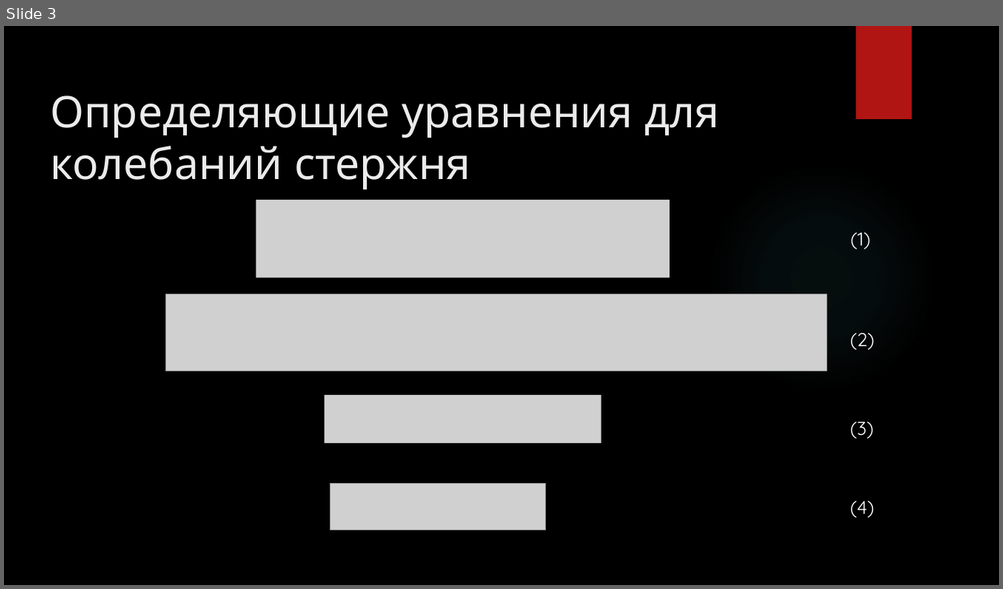
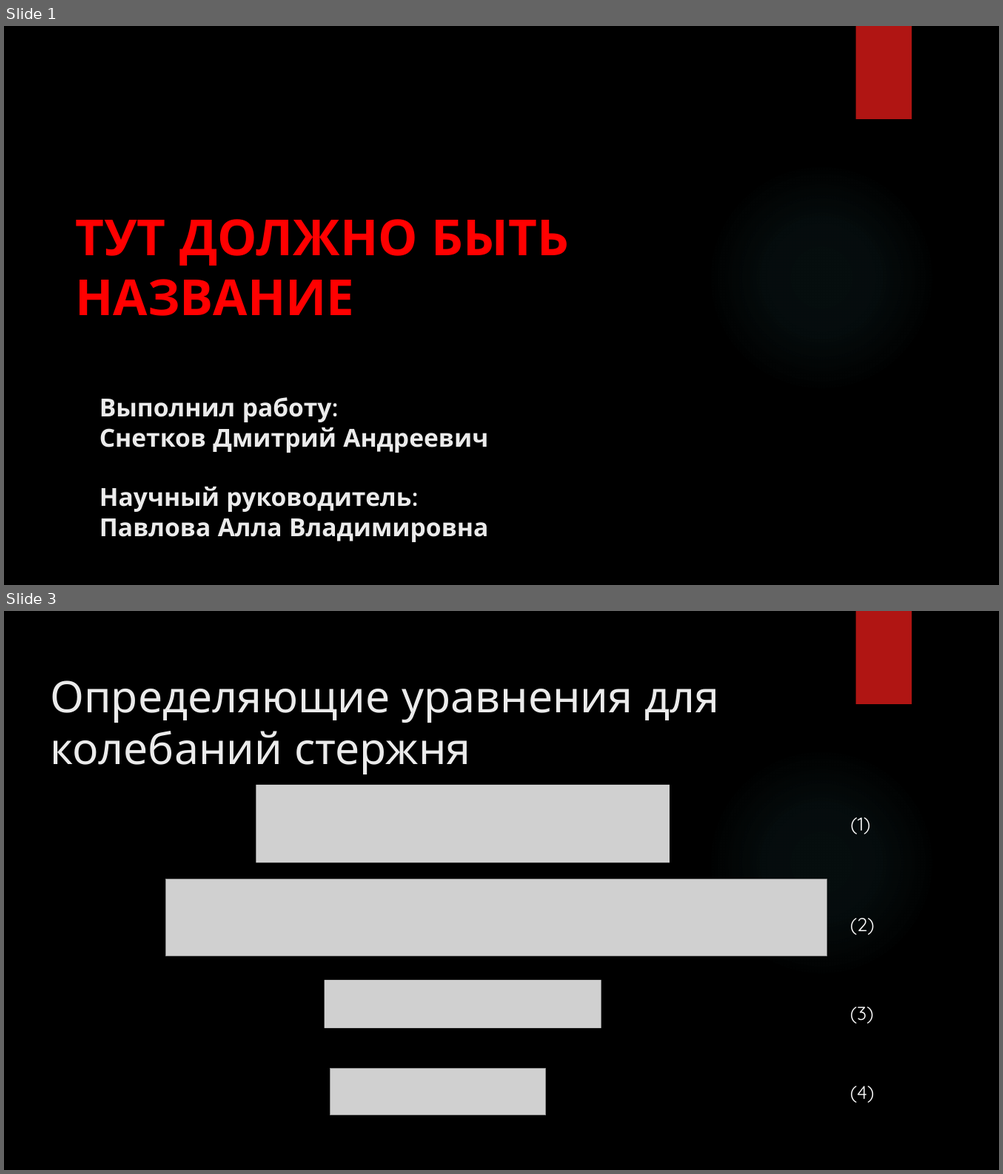
Before and after one commit to dimonFPM/diplom_mag, a slide deck: файлы/презентация/Курсовая_лето_2021_Снетков.pptx. Shown one above the other, each under a label of ours: slide 3 before the commit, slides 1 and 3 after it; the slides between them are not shown. The pictures are 1003x589 and 1003x1174 pixels, drawn with LibreOffice and Linux fonts; fonts in the diff are those of the drawing; grey boxes stand for pictures; background and template pictures are left out. Boxes give left, top, right and bottom in pixels: in the first picture for what was removed or moved away, otherwise in the second. Text is boxed around its words. In the diff, an @@ line names an element or a change of style, - is before the commit and + after.

```diff
--- a/файлы/презентация/Курсовая_лето_2021_Снетков.pptx
+++ b/файлы/презентация/Курсовая_лето_2021_Снетков.pptx
@@ slide 1 added at (4,26,999,585), background picture (left out); not listed: 2 template elements that a slide beside it also shows @@
@@ text added at (75,219,569,316), 48 pt, text #FF0000, bold @@
+ТУТ ДОЛЖНО БЫТЬ НАЗВАНИЕ
@@ text added at (99,397,488,543), 24 pt, text #EBEBEB, bold @@
+Выполнил работу:
+Снетков Дмитрий Андреевич
+Научный руководитель:
+Павлова Алла Владимировна
```
Also in this commit, not shown: 1 slide changed, 1 slide removed, 2 other files.
